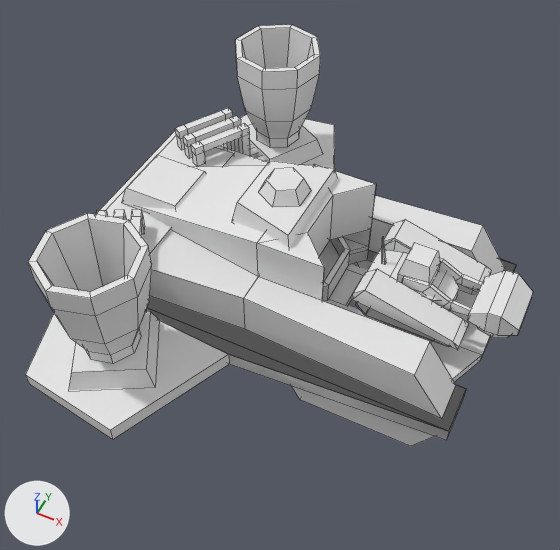
A saved change to the Blender file _temporary/HARVESTER/euf_harvester_factory.blend.
Both versions are drawn from a 50 mm lens placed at (8.2, -22.0, 26.8), pointed at (-2.1, -1.4, 1.1). The axes (+X, +Y, +Z) are drawn at lower left. The lights are the same throughout. Mesh edges are drawn as thin lines on the coarser meshes.
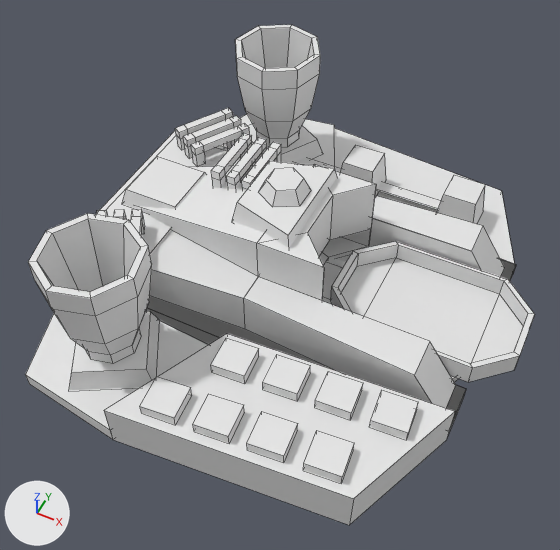
Commit message: harvester wip

The change in detail:
Picture 'euf_harvester.bmp' (img_euf_harvester_bmp) is new.
Material 'euf_harvester.bmp' (mat_euf_harvester_bmp) is new.
Its texture is img_euf_harvester_bmp.
me_cube_001 has 200 vertices, 174 faces and spans x -2.28..2.28, y -2.03..4.57, z -0.37..2.17.
me_cube_001 now uses material mat_euf_harvester_bmp (picture img_euf_harvester_bmp).
Mesh me_cube_002 is new.
It has 72 vertices, 60 faces and spans x 25.5..40.7, y 19.9..36.8, z 3.2..16.8.
Mesh me_cube_003 is new.
It has 80 vertices, 48 faces and spans x -1.22..3.73, y -4.52..4.52, z -1.29..-0.18.
Mesh me_cube_004 is new.
It has 40 vertices, 22 faces and spans x -9.05..1.0, y -2.85..1.0, z -1.12..0.71.
Object 'Cube.006' (ob_cube_006) is now hidden.
Object 'Cube.002' (ob_cube_002) moves from (-1.98, 0.0, 0.05) to (6.43, 0.0, 0.05).
Object 'Cube.012' (ob_cube_012) moves from (-11.03, -14.98, 2.13) to (-11.03, -14.98, 2.05).
Object 'Cube.001' (ob_cube_001) is now hidden.
Object 'Cube.013' (ob_cube_013) is new; it shows me_cube_002.
Its location is (-8.45, -6.78, 0.47).
Its rotation in degrees is (0, 0, 30).
Its scale is (0.212, 0.212, 0.212).
Object 'Cube.014' (ob_cube_014) is new; it shows me_cube_003.
Its location is (-1.84, 0.0, 2.4).
Its scale is (2.4, 2.4, 2.4).
Object 'Cube.015' (ob_cube_015) is new; it shows me_cube_004.
Its location is (3.63, 7.12, 0.87).

Pixel boxes [x1, y1, x2, y2] of what changed, in the pictures (560 x 550 px):
'Cube.014', added
    after: [104, 128, 514, 525]
'Cube.002', moved
    before: [319, 237, 350, 301]
    after: [331, 241, 535, 382]
'Cube.001', hidden
    before: [352, 219, 533, 350]
'Cube.015', added
    after: [295, 145, 485, 224]
'Cube.012', moved
    before: [122, 155, 206, 209]
    after: [122, 156, 206, 209]
'Cube.013', added
    after: [211, 133, 281, 190]
'Cube.006', hidden
    before: [291, 260, 434, 446]
'Cube.007', unchanged, covered by the edit
    before: [431, 290, 490, 382]
    after: [450, 375, 458, 382]
